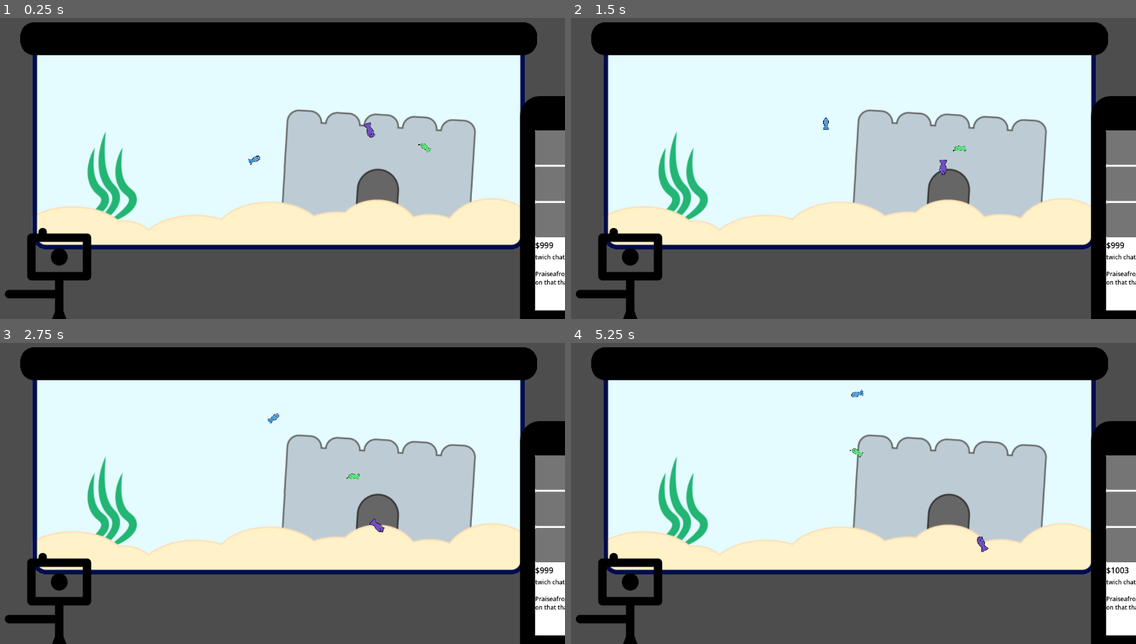
Above: before the commit, frames 1-4 (two rows, left to right).
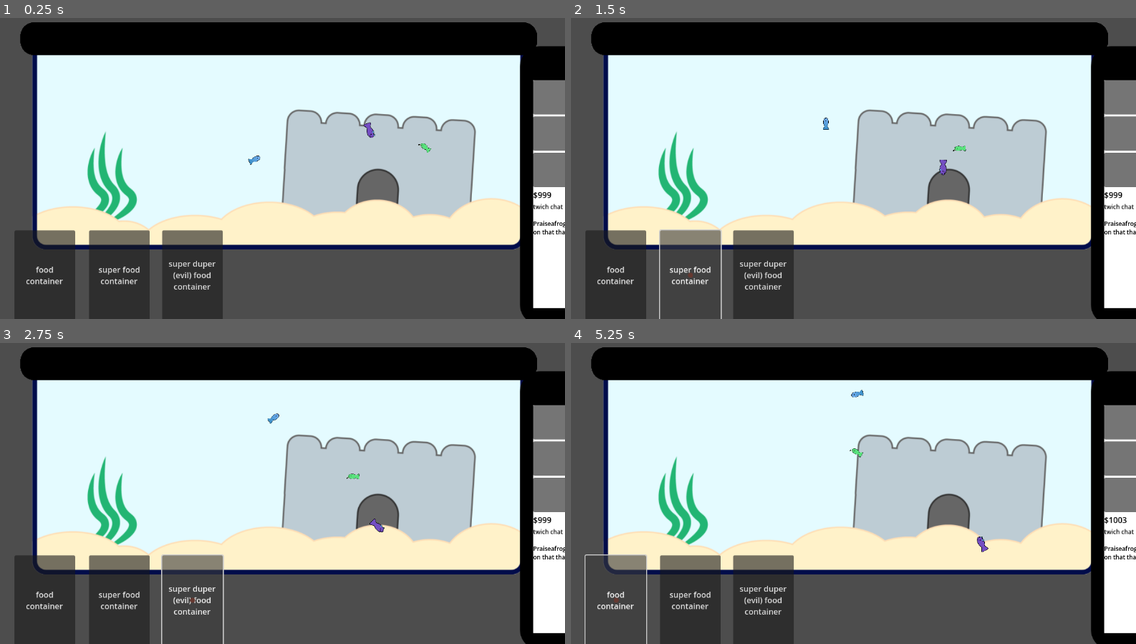
Above: after the commit, the same moments.

Repository: BaliDoggo/brackeys2025
Game: Godot game, scene res://scenes/main.tscn
Two runs of this game, one before a commit and one after it. Both use one fixed random seed, a clock stepped at 60 frames per second and the inputs below. The engine's default icon, where the game draws it, is replaced by a stand-in: a white triangle on a blue panel in a dark square.
Inputs (mouse positions are in pixels of both pictures, inside the frame that each line leads up to):
- Up to frame 1 (0.25 s): no input
- Up to frame 2 (1.5 s): click (616, 273) at 0.5 s, where only the run after the commit has a clickable "food container"; click (689, 273) at 1.25 s, where only the run after the commit has a clickable "super food container"
- Up to frame 3 (2.75 s): click (192, 598) at 2 s, where only the run after the commit has a clickable "super duper (evil) food conta…"
- Up to frame 4 (5.25 s): click (616, 598) at 2.75 s, where only the run after the commit has a clickable "food container"; click (689, 598) at 3.5 s, where only the run after the commit has a clickable "super food container"; click (763, 598) at 4.25 s, where only the run after the commit has a clickable "super duper (evil) food conta…"; click (616, 598) at 5 s, where only the run after the commit has a clickable "food container"

The runs differ from the first frame. In frame 1, 13% of the frame differs, in the area x 0-100%, y 9-100%; in frame 2, 11%; in frame 3, 11%; in frame 4, 11%.

Commit message:
beginning to work on food

Diff:
--- /dev/null
+++ b/scenes/food.tscn
@@ -0,0 +1,35 @@
+[gd_scene load_steps=2 format=3 uid="uid://q2f5yq7a57se"]
+
+[ext_resource type="Script" path="res://scripts/food.gd" id="1_jly80"]
+
+[node name="Food" type="Node2D"]
+script = ExtResource("1_jly80")
+
+[node name="Button" type="Button" parent="."]
+offset_left = 45.0
+offset_top = 470.0
+offset_right = 167.0
+offset_bottom = 650.0
+text = "food
+container"
+
+[node name="Button2" type="Button" parent="."]
+offset_left = 195.0
+offset_top = 470.0
+offset_right = 317.0
+offset_bottom = 650.0
+text = "super food
+container"
+
+[node name="Button3" type="Button" parent="."]
+offset_left = 342.0
+offset_top = 470.0
+offset_right = 464.0
+offset_bottom = 650.0
+text = "super duper
+(evil) food
+container"
+
+[connection signal="pressed" from="Button" to="." method="_on_button_pressed"]
+[connection signal="pressed" from="Button2" to="." method="_on_button_2_pressed"]
+[connection signal="pressed" from="Button3" to="." method="_on_button_3_pressed"]
--- /dev/null
+++ b/scenes/pellet.tscn
@@ -0,0 +1,10 @@
+[gd_scene load_steps=3 format=3 uid="uid://do1q2vmknyp7r"]
+
+[ext_resource type="Script" path="res://scripts/pellet.gd" id="1_kbxcj"]
+[ext_resource type="Texture2D" uid="uid://bcb3t4gtlfewm" path="res://assets/Sprite-0001.png" id="2_tnwof"]
+
+[node name="Pellet" type="Node2D"]
+script = ExtResource("1_kbxcj")
+
+[node name="Sprite2D" type="Sprite2D" parent="."]
+texture = ExtResource("2_tnwof")
--- a/scenes/phone.tscn
+++ b/scenes/phone.tscn
@@ -1,18 +1,17 @@
 [gd_scene load_steps=5 format=3 uid="uid://bq72cc6atm5yj"]
 
-[ext_resource type="Script" path="res://scenes/phone.gd" id="1_66gw3"]
+[ext_resource type="Script" path="res://scripts/phone.gd" id="1_66gw3"]
 [ext_resource type="Texture2D" uid="uid://ccsvsbnj2q2tr" path="res://assets/cell-phone.svg" id="1_m0dvu"]
 
 [sub_resource type="LabelSettings" id="LabelSettings_aveum"]
 font_color = Color(0, 0, 0, 1)
 
 [sub_resource type="Theme" id="Theme_un0lg"]
-
 default_font_size = 12
 RichTextLabel/colors/default_color = Color(0, 0, 0, 1)
 
 [node name="Phone" type="Node2D"]
-position = Vector2(1220, 480)
+position = Vector2(1220, 380)
 script = ExtResource("1_66gw3")
 
 [node name="Sprite2D" type="Sprite2D" parent="."]
@@ -21,21 +20,31 @@
 
 [node name="Control" type="Control" parent="."]
 layout_mode = 3
-anchors_preset = 0
-offset_left = -128.0
-offset_top = -211.0
-offset_right = 128.0
-offset_bottom = 150.0
+anchors_preset = 8
+anchor_left = 0.5
+anchor_top = 0.5
+anchor_right = 0.5
+anchor_bottom = 0.5
+offset_left = -186.0
+offset_top = -287.0
+offset_right = 179.0
+offset_bottom = 205.0
+grow_horizontal = 2
+grow_vertical = 2
 
 [node name="ColorRect" type="ColorRect" parent="Control"]
 layout_mode = 0
-offset_right = 256.0
-offset_bottom = 362.0
+offset_left = 54.0
+offset_top = 75.0
+offset_right = 318.0
+offset_bottom = 533.0
 
 [node name="BoxContainer" type="BoxContainer" parent="Control"]
 layout_mode = 0
-offset_right = 211.0
-offset_bottom = 396.0
+offset_left = 54.0
+offset_top = 75.0
+offset_right = 265.0
+offset_bottom = 533.0
 vertical = true
 
 [node name="Button" type="Button" parent="Control/BoxContainer"]
@@ -64,15 +73,13 @@
 label_settings = SubResource("LabelSettings_aveum")
 
 [node name="RichTextLabel" type="RichTextLabel" parent="Control/BoxContainer/VBoxContainer"]
-custom_minimum_size = Vector2(140, 140)
+custom_minimum_size = Vector2(140, 212)
 layout_mode = 2
 mouse_filter = 1
-
 theme = SubResource("Theme_un0lg")
 text = "twich chat
 
 Praiseafrogtoday: Fish Tuah! Swim on that thang!"
-
 
 [connection signal="mouse_entered" from="Control" to="." method="_on_area_2d_mouse_entered"]
 [connection signal="mouse_exited" from="Control" to="." method="_on_area_2d_mouse_exited"]
--- a/scenes/work.tscn
+++ b/scenes/work.tscn
@@ -3,7 +3,7 @@
 [ext_resource type="Script" path="res://scripts/work.gd" id="1_da2mm"]
 [ext_resource type="PackedScene" uid="uid://khr612kc8lln" path="res://scenes/player.tscn" id="1_s5pcj"]
 [ext_resource type="Texture2D" uid="uid://cqxo2k8g3nabo" path="res://assets/icon.svg" id="3_5qajr"]
-[ext_resource type="Script" path="res://scripts/food.gd" id="3_16e3q"]
+[ext_resource type="Script" path="res://scripts/foodold.gd" id="3_16e3q"]
 
 [sub_resource type="WorldBoundaryShape2D" id="WorldBoundaryShape2D_4fsbo"]
 
--- a/scripts/fish.gd
+++ b/scripts/fish.gd
@@ -18,6 +18,8 @@
 	$Secondary.texture = templates[temp]
 	if temp == 3:
 		$Secondary.position.x += 60
+	if temp == 4:
+		$Secondary.scale *= 1.15
 
 func _process(_delta : float) -> void:
 
--- a/scripts/food.gd
+++ b/scripts/food.gd
@@ -1,26 +1,18 @@
-extends Area2D
+extends Node2D
+signal food_pressed
+@onready var food = preload("res://scenes/pellet.tscn").instantiate()
 
-signal entered(body, g_self)
-signal exited(body, g_self)
+func _on_button_pressed() -> void:
+	food.type = 1
+	add_child(food)
 
-@onready var player = $"../player"
+func _on_button_2_pressed() -> void:
+	food.type = 2
+	add_child(food)
 
-# Called when the node enters the scene tree for the first time.
-func _ready() -> void:
-	entered.connect(player.food_entered)
-	exited.connect(player.food_exited)
+func _on_button_3_pressed() -> void:
+	food.type = 3
+	add_child(food)
 
-
-# Called every frame. 'delta' is the elapsed time since the previous frame.
-func _process(delta: float) -> void:
+func _on_food_dropped() -> void:
 	pass
-
-func delete():
-	queue_free()
-
-
-func _on_body_entered(body: Node2D) -> void:
-	entered.emit(body, self)
-
-func _on_body_exited(body: Node2D) -> void:
-	exited.emit(body, self)
--- /dev/null
+++ b/scripts/foodold.gd
@@ -0,0 +1,26 @@
+extends Area2D
+
+signal entered(body, g_self)
+signal exited(body, g_self)
+
+@onready var player = $"../player"
+
+# Called when the node enters the scene tree for the first time.
+func _ready() -> void:
+	entered.connect(player.food_entered)
+	exited.connect(player.food_exited)
+
+
+# Called every frame. 'delta' is the elapsed time since the previous frame.
+func _process(delta: float) -> void:
+	pass
+
+func delete():
+	queue_free()
+
+
+func _on_body_entered(body: Node2D) -> void:
+	entered.emit(body, self)
+
+func _on_body_exited(body: Node2D) -> void:
+	exited.emit(body, self)
--- a/scripts/main.gd
+++ b/scripts/main.gd
@@ -1,11 +1,11 @@
 extends Node2D
 var fish_tank = preload("res://scenes/fish_tank.tscn").instantiate()
 var phone = preload("res://scenes/phone.tscn").instantiate()
-var camera = preload("res://scenes/camera.tscn").instantiate()
+var food = preload("res://scenes/food.tscn").instantiate()
 # Called when the node enters the scene tree for the first time.
 func _ready() -> void:
 	fish_tank.connect("update_label_signal", phone.update_label)
 	phone.connect("button_pressed",fish_tank.button_pressed)
 	add_child(fish_tank)
 	add_child(phone)
-	add_child(camera)
+	add_child(food)
--- /dev/null
+++ b/scripts/pellet.gd
@@ -0,0 +1,14 @@
+extends Node2D
+var type : int
+
+# Called when the node enters the scene tree for the first time.
+func _ready() -> void:
+	if type == 2:
+		modulate = Color.RED
+	if type == 3:
+		modulate = Color.GREEN
+
+
+# Called every frame. 'delta' is the elapsed time since the previous frame.
+func _process(delta: float) -> void:
+	position = get_global_mouse_position()
Binary file added: assets/Sprite-0001.png
Not shown, added: assets/Sprite-0001.png.import
Binary file added: assets/brown.webp
Not shown, added: assets/brown.webp.import
Renamed: scenes/phone.gd -> scripts/phone.gd
Not shown, added: scenes/fooC9FA.tmp
Not shown, added: scenes/food.tscn.depren
